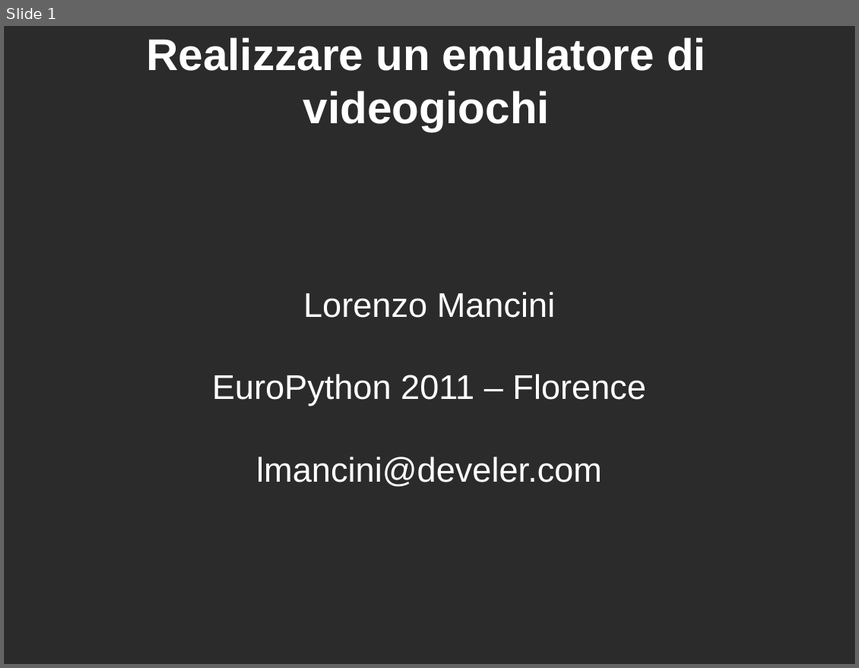
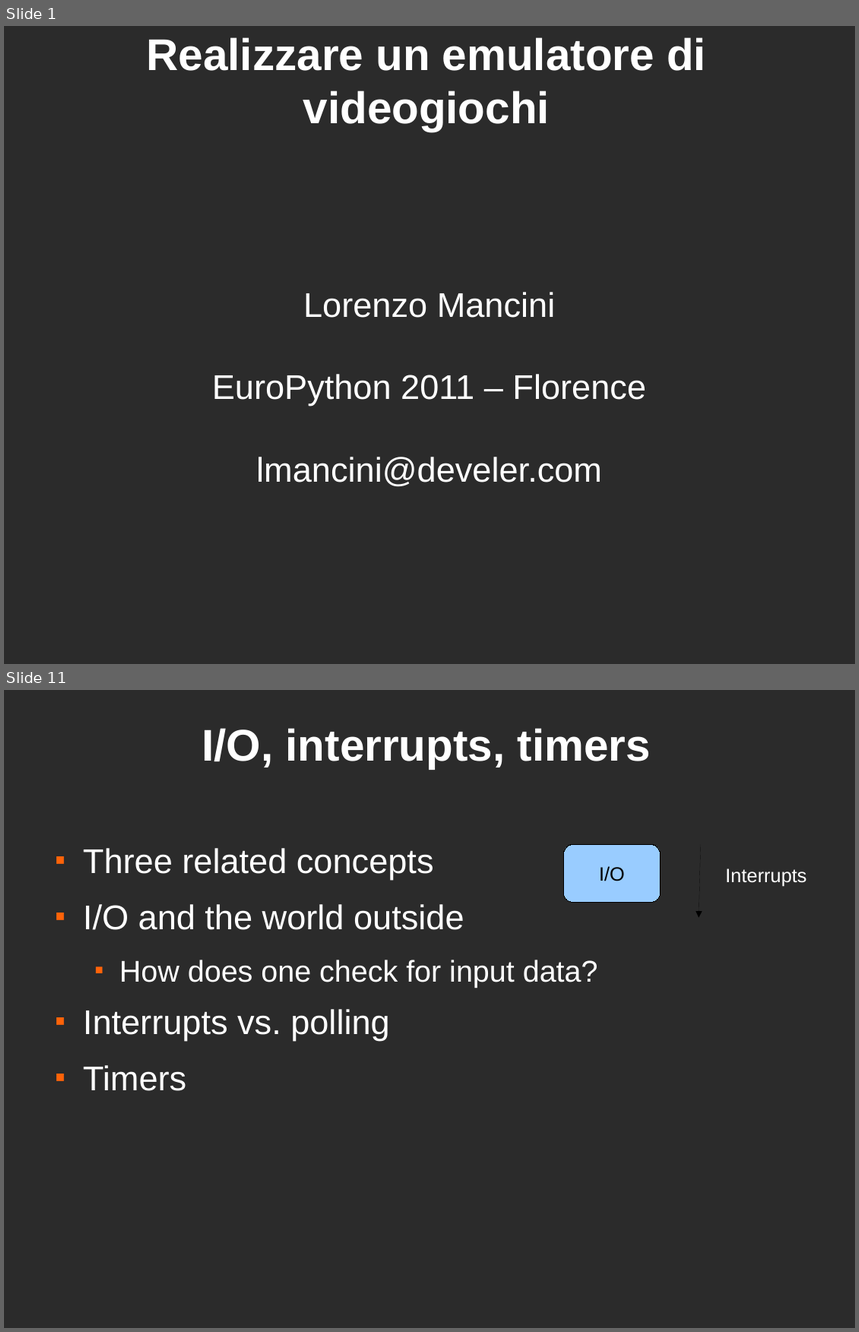
Before and after one commit to lmancini/py8, a slide deck: ep2011/emulatore.odp. Shown one above the other, each under a label of ours: slide 1 before the commit, slides 1 and 11 after it; the slides between them are not shown. The pictures are 859x668 and 859x1332 pixels, drawn with LibreOffice and Linux fonts; fonts in the diff are those of the drawing; background and template pictures are left out; a plain dark background stands for a picture behind light text. Boxes give left, top, right and bottom in pixels: in the first picture for what was removed or moved away, otherwise in the second. Text is boxed around its words. In the diff, an @@ line names an element or a change of style, - is before the commit and + after.

```diff
--- a/ep2011/emulatore.odp
+++ b/ep2011/emulatore.odp
@@ slide 11 added at box(4, 690, 855, 1328), background picture (left out) @@
@@ title added at box(202, 728, 651, 769), 41.4 pt, text #FFFFFF, bold @@
+I/O, interrupts, timers
@@ text added at box(83, 848, 598, 1091), 32 pt, text #FFFFFF @@
+■ Three related concepts
+■ I/O and the world outside
+  ■ How does one check for input data?
+■ Interrupts vs. polling
+■ Timers
@@ rounded rectangle added at box(564, 844, 661, 902), fill #99CCFF, outline #000000 0 pt, 18 pt, text #000000 @@
+I/O
@@ arrow added from (701, 844) to (699, 918), #000000 0 pt @@
@@ text added at box(725, 869, 807, 887), 18 pt, text #FFFFFF @@
+Interrupts
```
Also in this commit, not shown: 2 slides changed, 11 other slides added, 1 slide removed.
